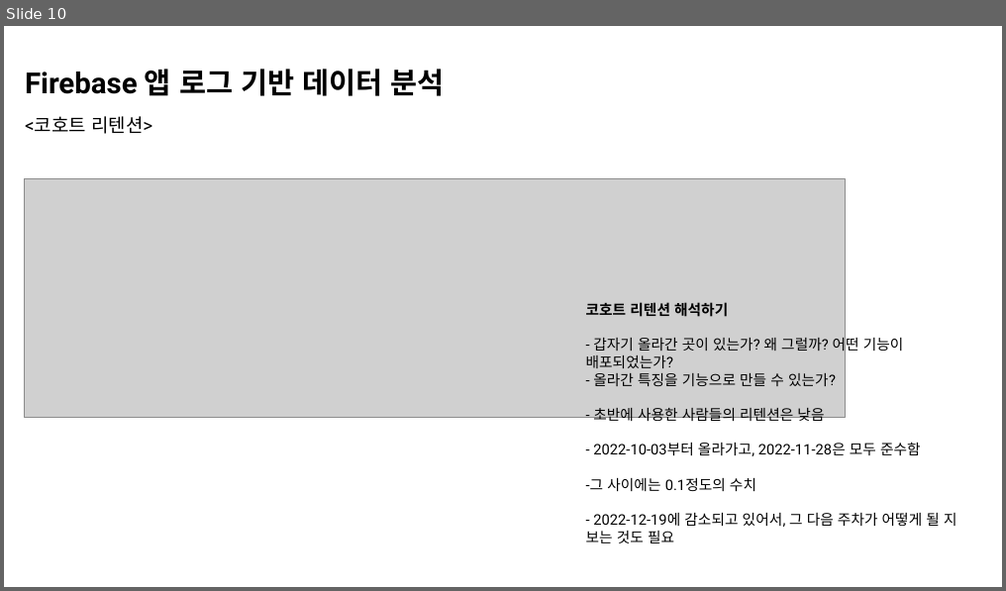
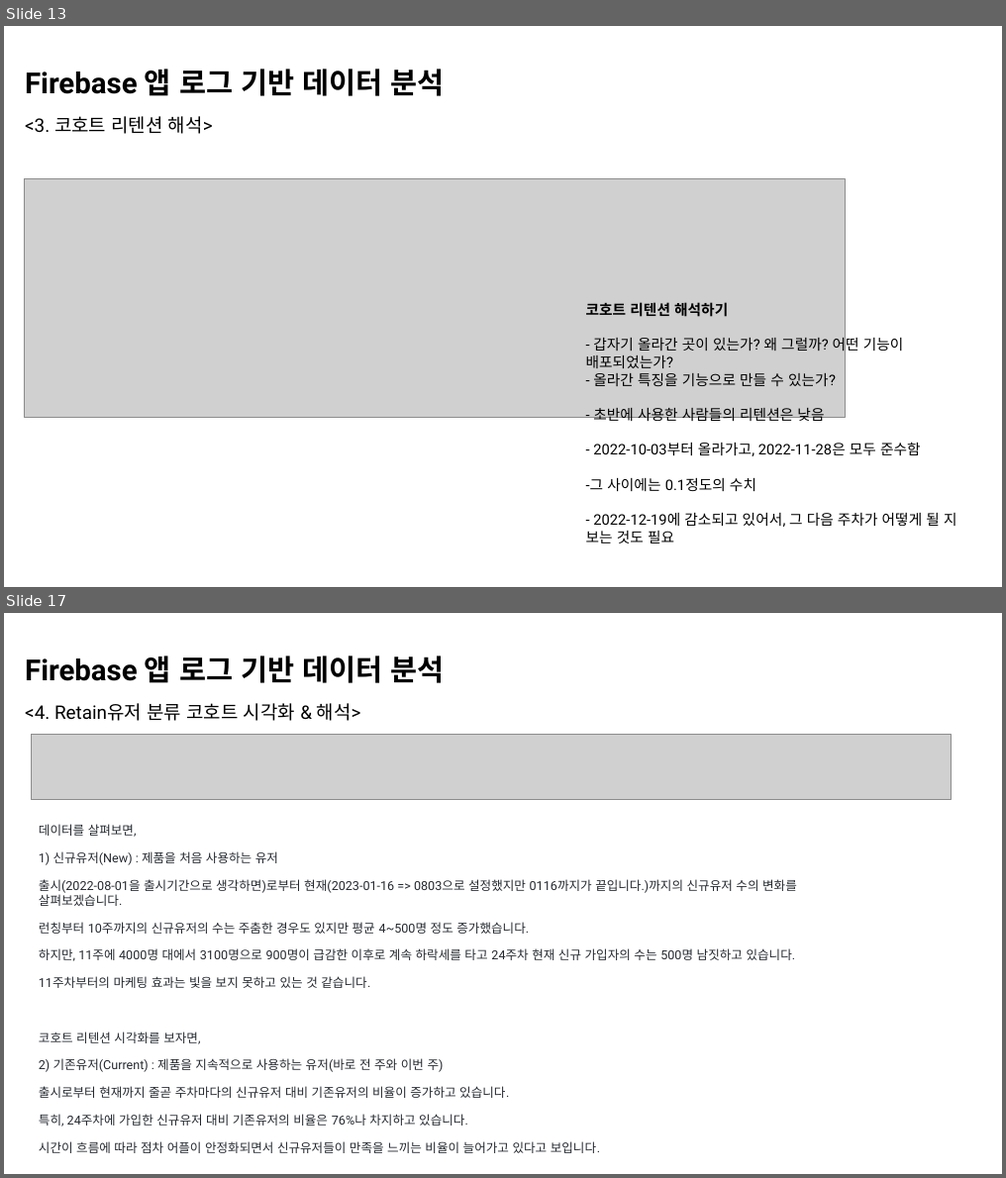
Before and after one commit to Indongspace/Personal_project, a slide deck: 앱 로그 데이터 분석.pptx. Shown one above the other, each under a label of ours: slide 10 before the commit, slides 13 and 17 after it; the slides between them are not shown. The pictures are 1006x591 and 1006x1178 pixels, drawn with LibreOffice and Linux fonts; fonts in the diff are those of the drawing; grey boxes stand for pictures. Boxes give left, top, right and bottom in pixels: in the first picture for what was removed or moved away, otherwise in the second. Text is boxed around its words. In the diff, an @@ line names an element or a change of style, - is before the commit and + after.

```diff
--- a/앱 로그 데이터 분석.pptx
+++ b/앱 로그 데이터 분석.pptx
@@ slide 17 added at box(4, 613, 1002, 1174), background #FFFFFF @@
@@ text added at box(25, 656, 445, 721), 18 pt, text #000000 @@
+Firebase 앱 로그 기반 데이터 분석
+<4. Retain유저 분류 코호트 시각화 & 해석>
@@ picture added at box(31, 735, 951, 799) @@
@@ text added at box(39, 824, 797, 1154), 12 pt, text #24292F @@
+데이터를 살펴보면,
+1) 신규유저(New) : 제품을 처음 사용하는 유저
+출시(2022-08-01을 출시기간으로 생각하면)로부터 현재(2023-01-16 => 0803으로 설정했지만 0116까지가 끝입니다.)까지의 신규유저 수의 변화를 살펴보겠습니다.
+런칭부터 10주까지의 신규유저의 수는 주춤한 경우도 있지만 평균 4~500명 정도 증가했습니다.
+하지만, 11주에 4000명 대에서 3100명으로 900명이 급감한 이후로 계속 하락세를 타고 24주차 현재 신규 가입자의 수는 500명 남짓하고 있습니다.
+11주차부터의 마케팅 효과는 빛을 보지 못하고 있는 것 같습니다.
+코호트 리텐션 시각화를 보자면,
+2) 기존유저(Current) : 제품을 지속적으로 사용하는 유저(바로 전 주와 이번 주)
+출시로부터 현재까지 줄곧 주차마다의 신규유저 대비 기존유저의 비율이 증가하고 있습니다.
+특히, 24주차에 가입한 신규유저 대비 기존유저의 비율은 76%나 차지하고 있습니다.
+시간이 흐름에 따라 점차 어플이 안정화되면서 신규유저들이 만족을 느끼는 비율이 늘어가고 있다고 보입니다.
@@ what was slide 10 is now slide 13 @@
@@ slide 13 changed as well @@
@@ text at box(25, 116, 213, 134): text changed @@
-<코호트 리텐션>
+<3. 코호트 리텐션 해석>
```
Also in this commit, not shown: 9 other slides changed, 7 other slides added, 2 other files.
